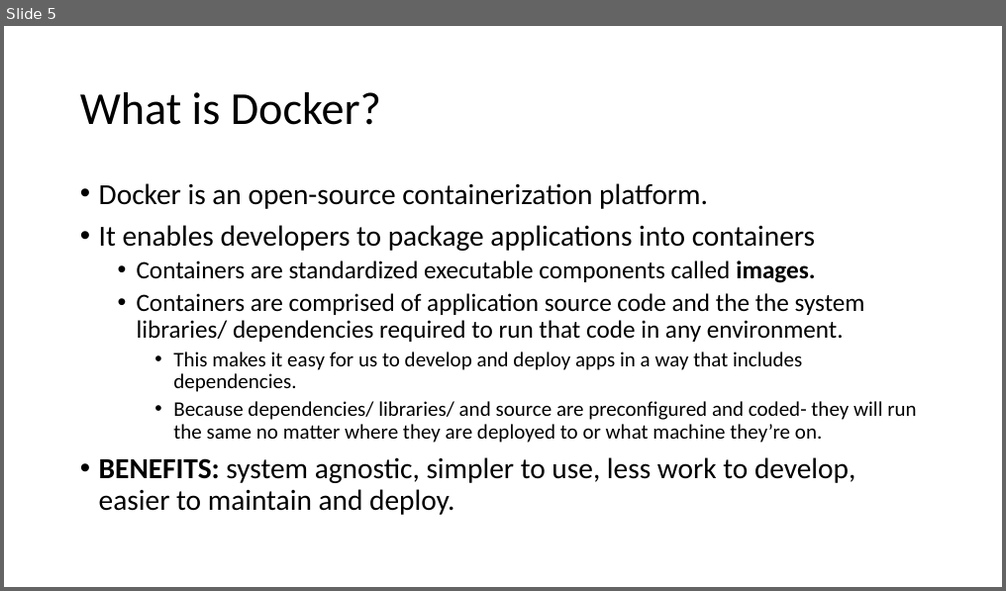
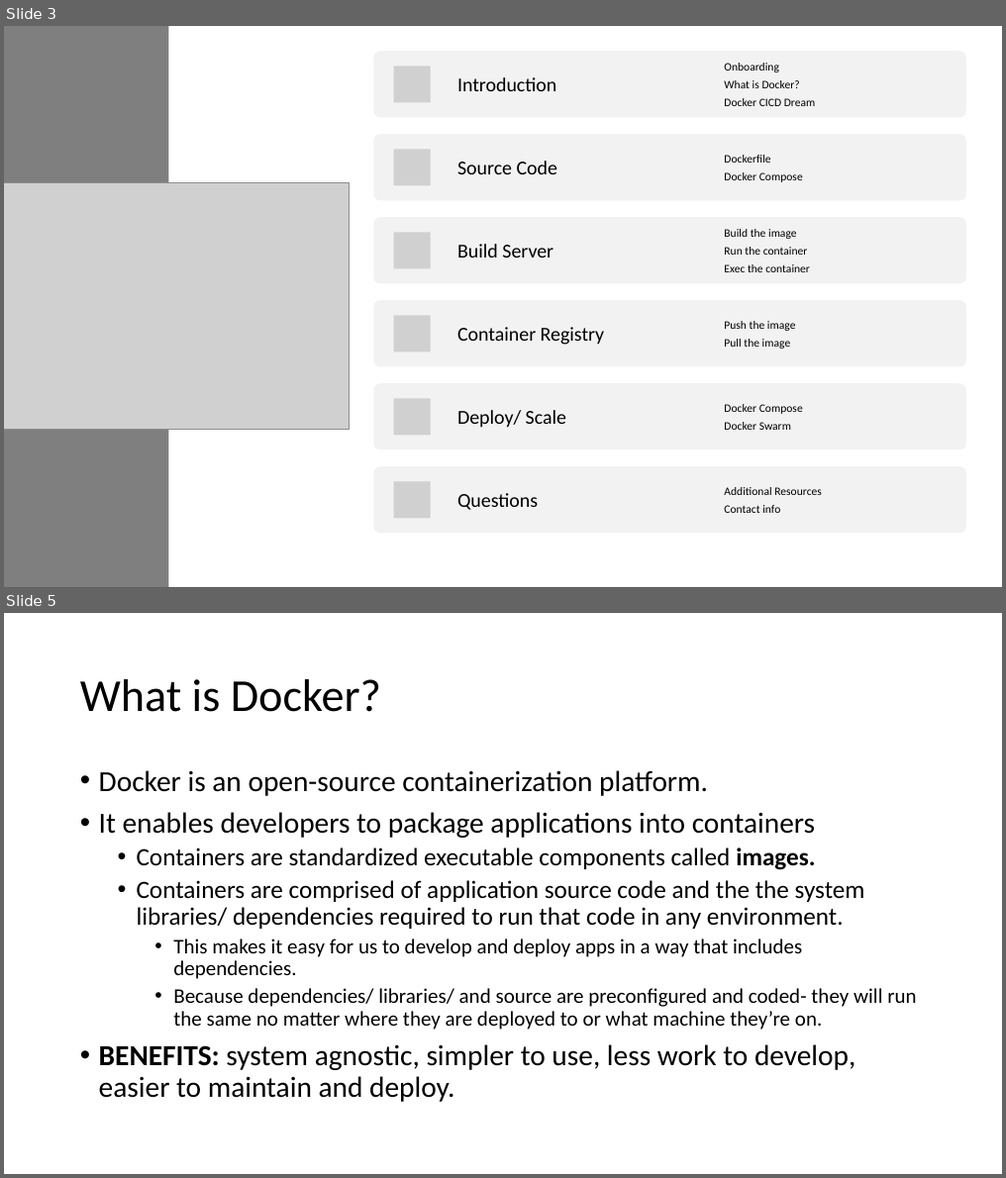
Before and after one commit to dvdmrk/DockerPresentation, a slide deck: Slides/DockerPresentation.pptx. Shown one above the other, each under a label of ours: slide 5 before the commit, slides 3 and 5 after it; the slides between them are not shown. The pictures are 1006x591 and 1006x1178 pixels, drawn with LibreOffice and Linux fonts; fonts in the diff are those of the drawing; grey boxes stand for pictures. Boxes give left, top, right and bottom in pixels: in the first picture for what was removed or moved away, otherwise in the second. Text is boxed around its words. In the diff, an @@ line names an element or a change of style, - is before the commit and + after.

```diff
--- a/Slides/DockerPresentation.pptx
+++ b/Slides/DockerPresentation.pptx
@@ slide 3 added at (4,26,1002,587), background #FFFFFF @@
@@ rectangle added at (4,26,168,587), fill #7F7F7F @@
@@ picture added at (4,183,350,430) @@
@@ group added at (374,51,966,534): 12 texts, 6 rounded rectangles, 6 pictures @@
+Introduction
+Onboarding
+What is Docker?
+Docker CICD Dream
+Source Code
+Dockerfile
+Docker Compose
+Build Server
+Build the image
+Run the container
+Exec the container
+Container Registry
+Push the image
+Pull the image
+Deploy/ Scale
+Docker Compose
+Docker Swarm
+Questions
+Additional Resources
+Contact info
```
Also in this commit, not shown: 3 slides changed, 27 other slides added, 4 slides removed, 2 other files.
